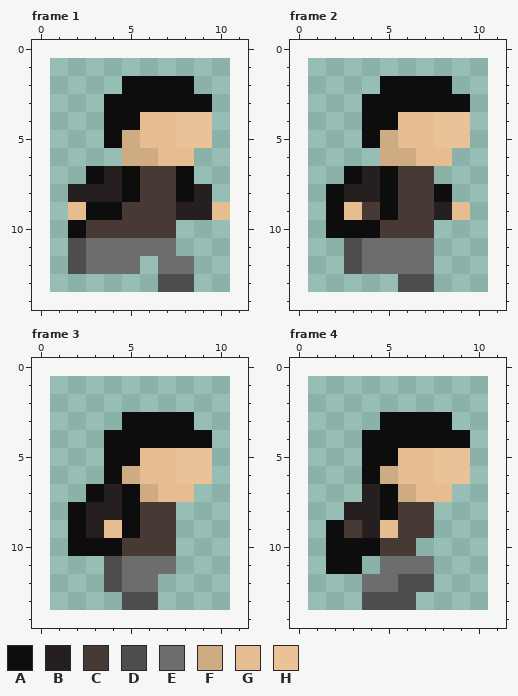
Pixel-art file, stored at ressources/player/run/boy-black-run.aseprite. The picture above is the old version.
10x13 pixels, 10 frames. Colours within 5 levels of each other are drawn and written as one. Shown: frame 1, frame 2, frame 3, frame 4. The old version is drawn lined up with the new one, on the new canvas. The commit also changed other frames, which this record leaves out.
Visible layers, top first: "black/Backpack boy", "black/boy".
Palette (. is transparent): A #0d0d0d  B #261f1f  C #473933  D #4d4d4d  E #6d6d6d  F #cfab84  G #e5bd91  H #e9c298
Pixels before, frame 1, first column x 2:
 2 ...AAAA..
 3 ..AAAAAA.
 4 ..AAGGHH.
 5 ..AFGGHH.
 6 ...FFGG..
 7 .ABACCA..
 8 BBBACCAB.
 9 GAACCCBBG
10 ACCCCC...
11 DEEEEE...
12 DEEE.EE..
13 .....DD..
Pixels before, frame 2, first column x 2:
 2 ...AAAA.
 3 ..AAAAAA
 4 ..AAGGHH
 5 ..AFGGHH
 6 ...FFGG.
 7 .ABACC..
 8 ABBACCA.
 9 AGCACCBG
10 AAACCC..
11 .DEEEE..
12 .DEEEE..
13 ....DD..
Pixels before, frame 3, first column x 2:
 3 ...AAAA.
 4 ..AAAAAA
 5 ..AAGGHH
 6 ..AFGGHH
 7 .ABAFGG.
 8 ABBACC..
 9 ABGACC..
10 AAACCC..
11 ..DEEE..
12 ..DEE...
13 ...DD...
Pixels before, frame 4, first column x 2:
 3 ...AAAA.
 4 ..AAAAAA
 5 ..AAGGHH
 6 ..AFGGHH
 7 ..BAFGG.
 8 .BBACC..
 9 ACBGCC..
10 AAACC...
11 AA.EEE..
12 ..EEDD..
13 ..DDD...
Once edited:
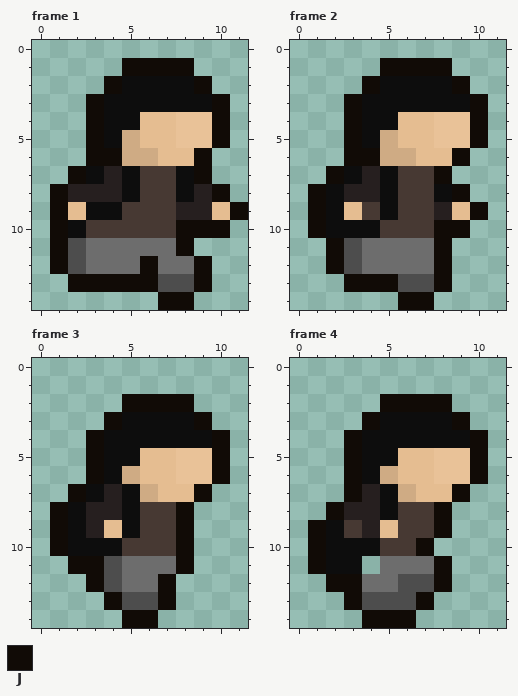
Colours new in this view: J #110b06
Change:
canvas 10x13 -> 12x15, the old top-left corner now at 1,1
Frame 1:
y 1: x 5..8 .... -> JJJJ
y 2: x 4 . -> J; x 9 . -> J
y 3..5: x 3 . -> J; x 10 . -> J
y 6: x 3..4 .. -> JJ; x 9 . -> J
y 7: x 2 . -> J; x 9 . -> J
y 8: x 1 . -> J; x 10 . -> J
y 9: x 1 . -> J; x 11 . -> J
y 10: x 1 . -> J; x 8..10 ... -> JJJ
y 11: x 1 . -> J; x 8 . -> J
y 12: x 1 . -> J; x 6 . -> J; x 9 . -> J
y 13: x 2..6 ..... -> JJJJJ; x 9 . -> J
y 14: x 7..8 .. -> JJ
Frame 2:
y 1: x 5..8 .... -> JJJJ
y 2: x 4 . -> J; x 9 . -> J
y 3..5: x 3 . -> J; x 10 . -> J
y 6: x 3..4 .. -> JJ; x 9 . -> J
y 7: x 2 . -> J; x 8 . -> J
y 8: x 1 . -> J; x 9 . -> J
y 9: x 1 . -> J; x 10 . -> J
y 10: x 1 . -> J; x 8..9 .. -> JJ
y 11..12: x 2 . -> J; x 8 . -> J
y 13: x 3..5 ... -> JJJ; x 8 . -> J
y 14: x 6..7 .. -> JJ
Frame 3:
y 2: x 5..8 .... -> JJJJ
y 3: x 4 . -> J; x 9 . -> J
y 4..6: x 3 . -> J; x 10 . -> J
y 7: x 2 . -> J; x 9 . -> J
y 8..10: x 1 . -> J; x 8 . -> J
y 11: x 2..3 .. -> JJ; x 8 . -> J
y 12: x 3 . -> J; x 7 . -> J
y 13: x 4 . -> J; x 7 . -> J
y 14: x 5..6 .. -> JJ
Frame 4:
y 2: x 5..8 .... -> JJJJ
y 3: x 4 . -> J; x 9 . -> J
y 4..6: x 3 . -> J; x 10 . -> J
y 7: x 3 . -> J; x 9 . -> J
y 8: x 2 . -> J; x 8 . -> J
y 9: x 1 . -> J; x 8 . -> J
y 10: x 1 . -> J; x 7 . -> J
y 11: x 1 . -> J; x 8 . -> J
y 12: x 2..3 .. -> JJ; x 8 . -> J
y 13: x 3 . -> J; x 7 . -> J
y 14: x 4..6 ... -> JJJ
Boxes around the changes in both pictures, in picture pixels (x1, y1, x2, y2):
added: (50, 58, 248, 310)
added: (308, 58, 488, 310)
added: (50, 394, 230, 628)
added: (308, 394, 488, 628)
